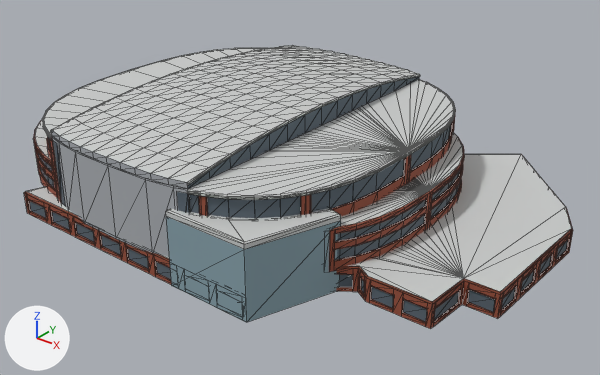
Renders of the glTF model landmarks/models/spectrum-center.glb from each side of a commit.
The view is the same before and after, from a camera (50 mm lens) standing at (185.0, -226.0, 143.0) and looking at (5.0, -1.0, 4.0). Lighting does not change. The marker at lower left points along +X, +Y and +Z. The first picture is the older version. Mesh edges are drawn as thin lines. Vertices at exactly the same position are counted once.

The first picture shows 'Spectrum Center'.
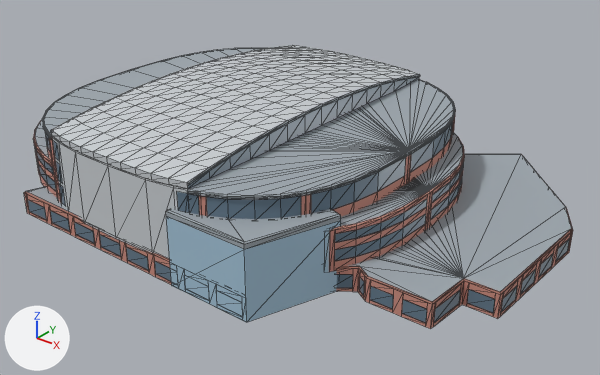
Changed parts and their boxes [x1, y1, x2, y2] in the pictures (600 x 375 px; the box of a moved part takes in the faces that stretch with it):
'Spectrum Center', surface changed, recoloured, reshaped: [24, 45, 573, 329] in both
part 1 of me_spectrum_center, moved or reshaped: before [35, 97, 463, 294]; after [34, 97, 465, 295]
part 2 of me_spectrum_center, moved or reshaped: before [434, 238, 570, 321]; after [435, 232, 571, 309]
part 3 of me_spectrum_center, recoloured: [24, 111, 573, 329] in both
part 4 of me_spectrum_center, recoloured (grey to light grey): [51, 130, 189, 257] in both
part 5 of me_spectrum_center, edited (looks the same): [52, 45, 418, 182] in both
part 6 of me_spectrum_center, recoloured (light grey to grey): [26, 48, 572, 301] in both

The change, as a list of edits to the scene's bpy script:
```text
Change mat_window:
    mat_window.roughness: 0.85 -> 0.35
Change mat_glass:
    mat_glass.base_color: (0.243, 0.359, 0.41) -> (0.379, 0.56, 0.701)  # greyish cyan #87a2ac -> blue #a6c5da
Add mat_roof:
    mat_roof = principled_material('roof')
    mat_roof.base_color = (0.344, 0.389, 0.426)  # grey #9ea8af
    mat_roof.roughness = 0.85
Add mat_spectrum_panel:
    mat_spectrum_panel = principled_material('spectrum-panel')
    mat_spectrum_panel.base_color = (0.592, 0.625, 0.652)  # light grey #cacfd3
    mat_spectrum_panel.roughness = 0.6
Add mat_spectrum_brick:
    mat_spectrum_brick = principled_material('spectrum-brick')
    mat_spectrum_brick.base_color = (0.592, 0.263, 0.208)  # pink #ca8c7e
    mat_spectrum_brick.roughness = 0.85
Change me_spectrum_center:
    used by ob_spectrum_center; location = (0.0, 0.0, 0.0)
    remove me_spectrum_center.from_pydata(...)  # 2255 vertices, 3236 faces; spans x -105.0..103.0, y -76.0..88.0, z 0.0..44.0
    add me_spectrum_center.from_pydata(...)  # 2287 vertices, 3252 faces; spans x -105.0..103.0, y -76.0..88.0, z 0.0..44.0
    me_spectrum_center part 1: 61 vertices moved from x -93.0..56.0, y -71.0..55.0, z 16.0..34.0 to x -89.0..59.0, y -69.0..55.0, z 16.0..34.0; 294 vertices removed from x -104.0..65.0, y -75.0..87.0, z 1.0..34.0; 326 vertices added at x -105.0..65.0, y -76.0..88.0, z 1.0..34.0
    me_spectrum_center part 2: 12 vertices removed from x 85.0..102.0, y -30.0..46.0, z 1.0..6.0; 12 vertices added at x 85.0..103.0, y -30.0..47.0, z 1.0..6.0
    me_spectrum_center part 3: 1100 faces spanning x -105.0..103.0, y -76.0..88.0, z 0.0..34.0 switch from mat_brick (brown #974f39) to mat_spectrum_brick (pink #ca8c7e)
    me_spectrum_center part 4: 88 faces spanning x -46.0..20.0, y -76.0..61.0, z 8.0..37.0 switch from mat_metal_panel (grey #abafb3) to mat_spectrum_panel (light grey #cacfd3)
    me_spectrum_center part 5: 280 faces spanning x -46.0..20.0, y -76.0..61.0, z 37.0..44.0 switch from mat_metal_roof (light grey #cacccb) to mat_spectrum_panel (light grey #cacfd3)
    me_spectrum_center part 6: 439 faces spanning x -104.0..103.0, y -76.0..87.0, z 9.0..43.0 switch from mat_metal_roof (light grey #cacccb) to mat_roof (grey #9ea8af)
```
